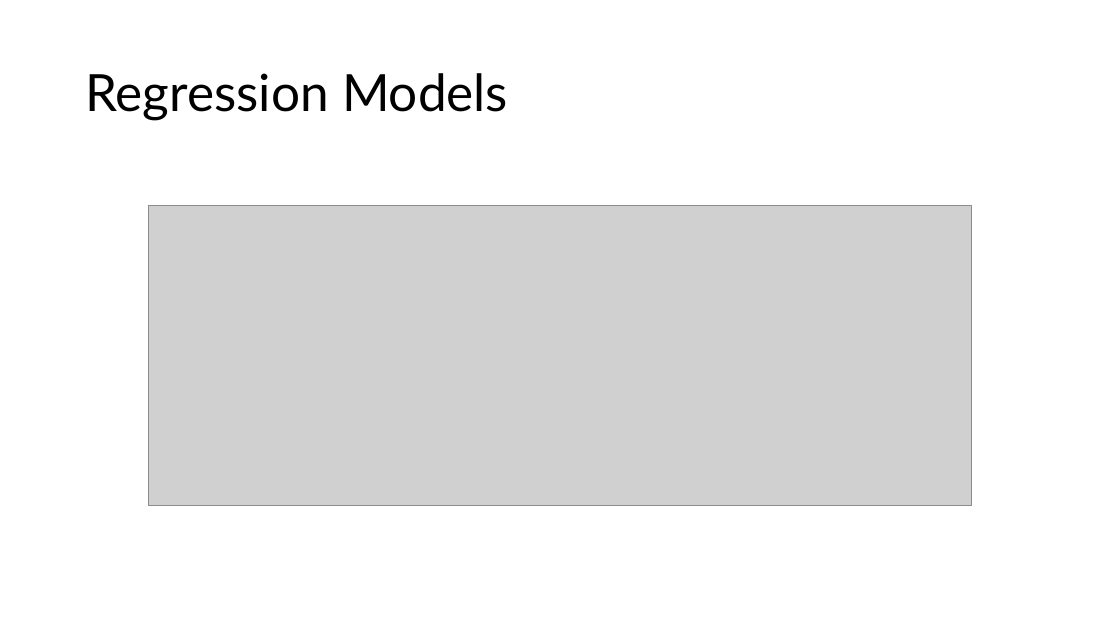
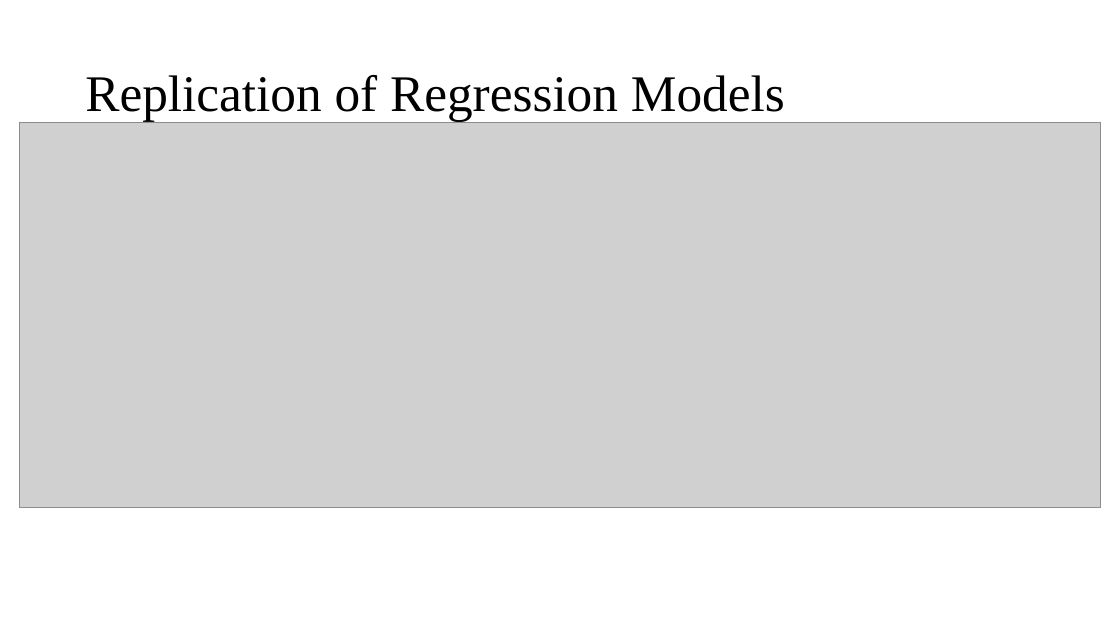
Before and after one commit to kachurm-dev/StatsII_2026, a slide deck: slide 10 of replication/KACHUR_Presentation_Replication.pptx (slide 11 before the commit). Drawn at 1120x630 pixels with LibreOffice and Linux fonts; fonts in the diff are those of the drawing; grey boxes stand for pictures. Boxes give left, top, right and bottom in pixels: in the first picture for what was removed or moved away, otherwise in the second. Text is boxed around its words. In the diff, an @@ line names an element or a change of style, - is before the commit and + after.

Commit message:
Updated Replication paper

```diff
--- a/replication/KACHUR_Presentation_Replication.pptx
+++ b/replication/KACHUR_Presentation_Replication.pptx
@@ title at (85, 75, 785, 121): text changed; font Lato to Times New Roman @@
-Regression Models
+Replication of Regression Models
@@ picture: place and size @@
-picture at (148, 206, 972, 506)
+picture at (19, 123, 1102, 507)
```
Also in this commit, not shown: 9 other slides changed, 4 slides added, 3 slides removed, 2 other files.
